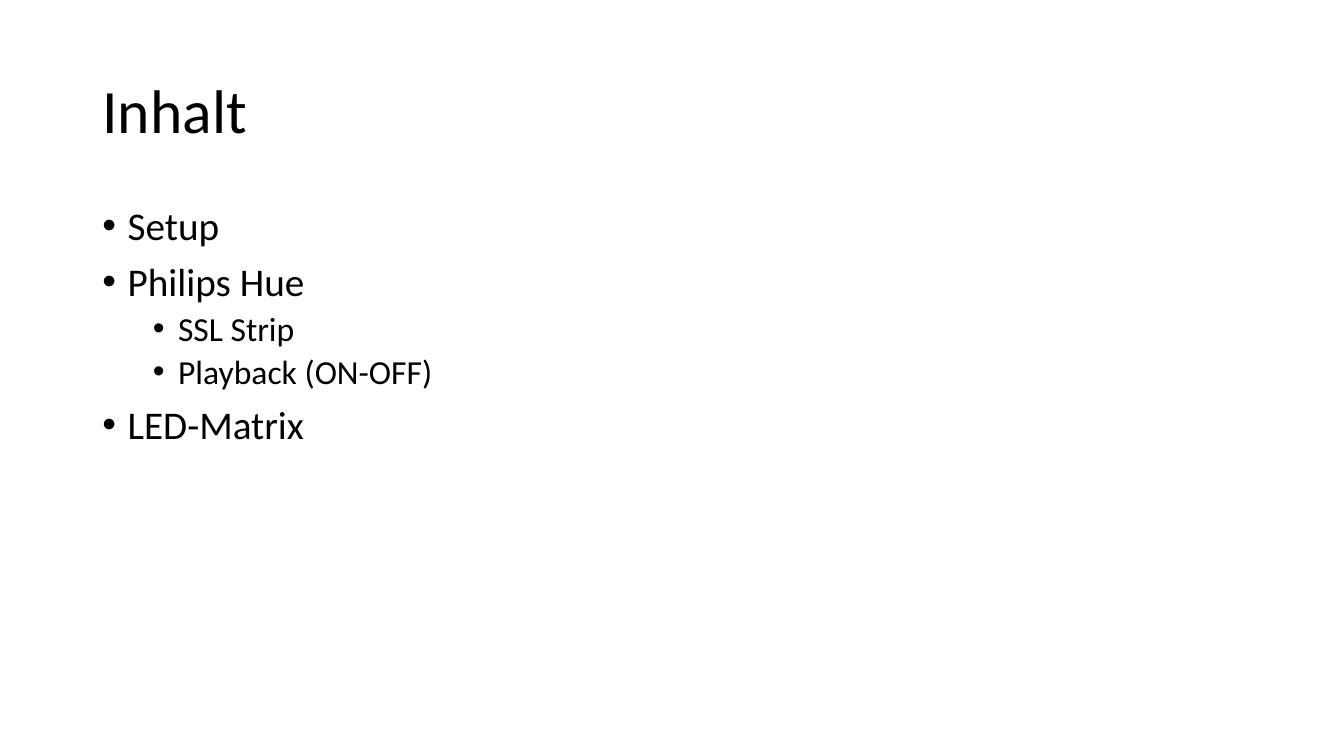
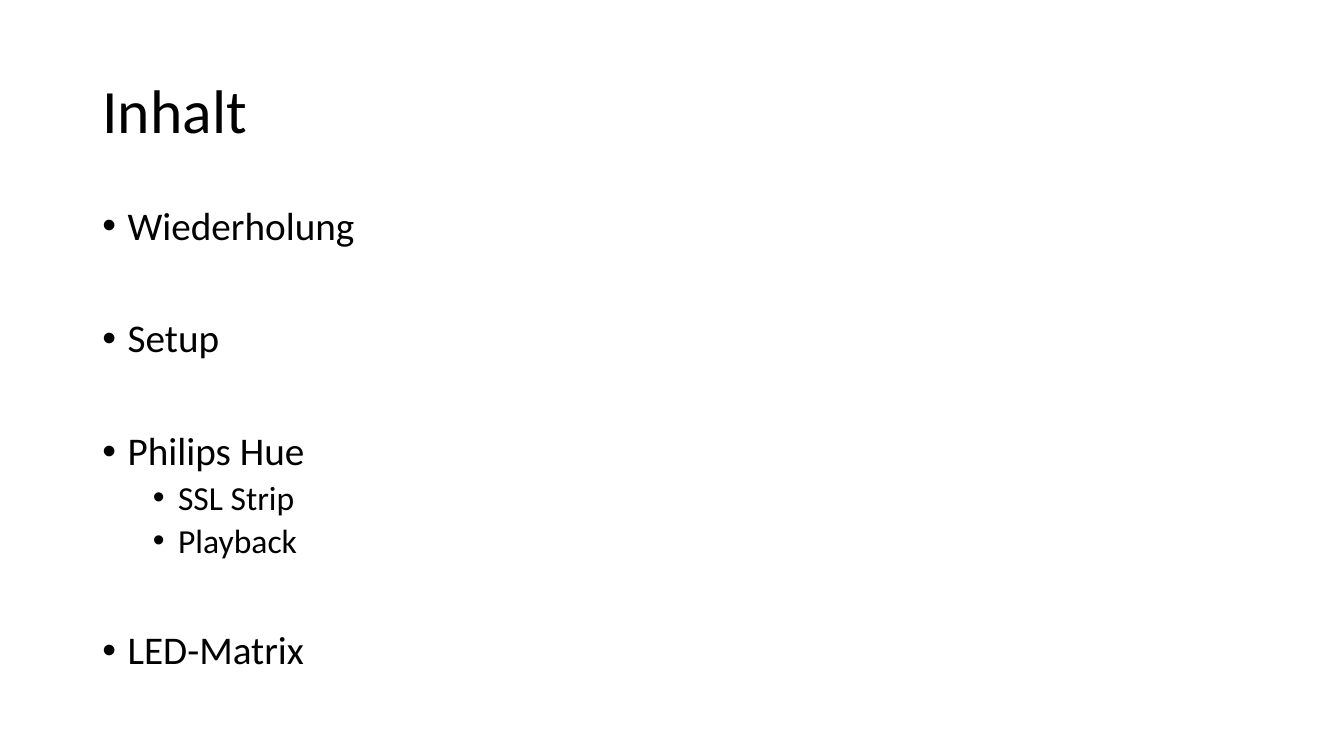
Before and after one commit to Xyren0/IoT_Wifi_Sniffing, a slide deck: slide 2 of phase3_pres.pptx. Drawn at 1344x756 pixels with LibreOffice and Linux fonts; fonts in the diff are those of the drawing. Boxes give left, top, right and bottom in pixels: in the first picture for what was removed or moved away, otherwise in the second. Text is boxed around its words. In the diff, an @@ line names an element or a change of style, - is before the commit and + after.

```diff
--- a/phase3_pres.pptx
+++ b/phase3_pres.pptx
@@ text at bbox=[128, 212, 355, 247]: paragraph added @@
+• Wiederholung
@@ text at bbox=[178, 529, 297, 559]: text changed @@
-  • Playback (ON-OFF)
+  • Playback
```
Also in this commit, not shown: 2 other slides changed, 3 slides added, 1 slide removed.
